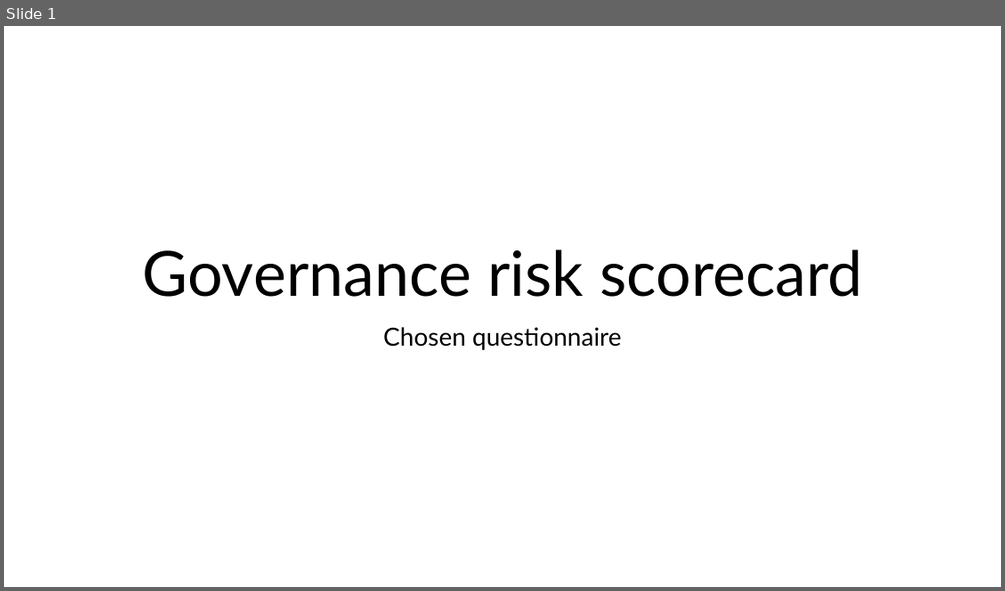
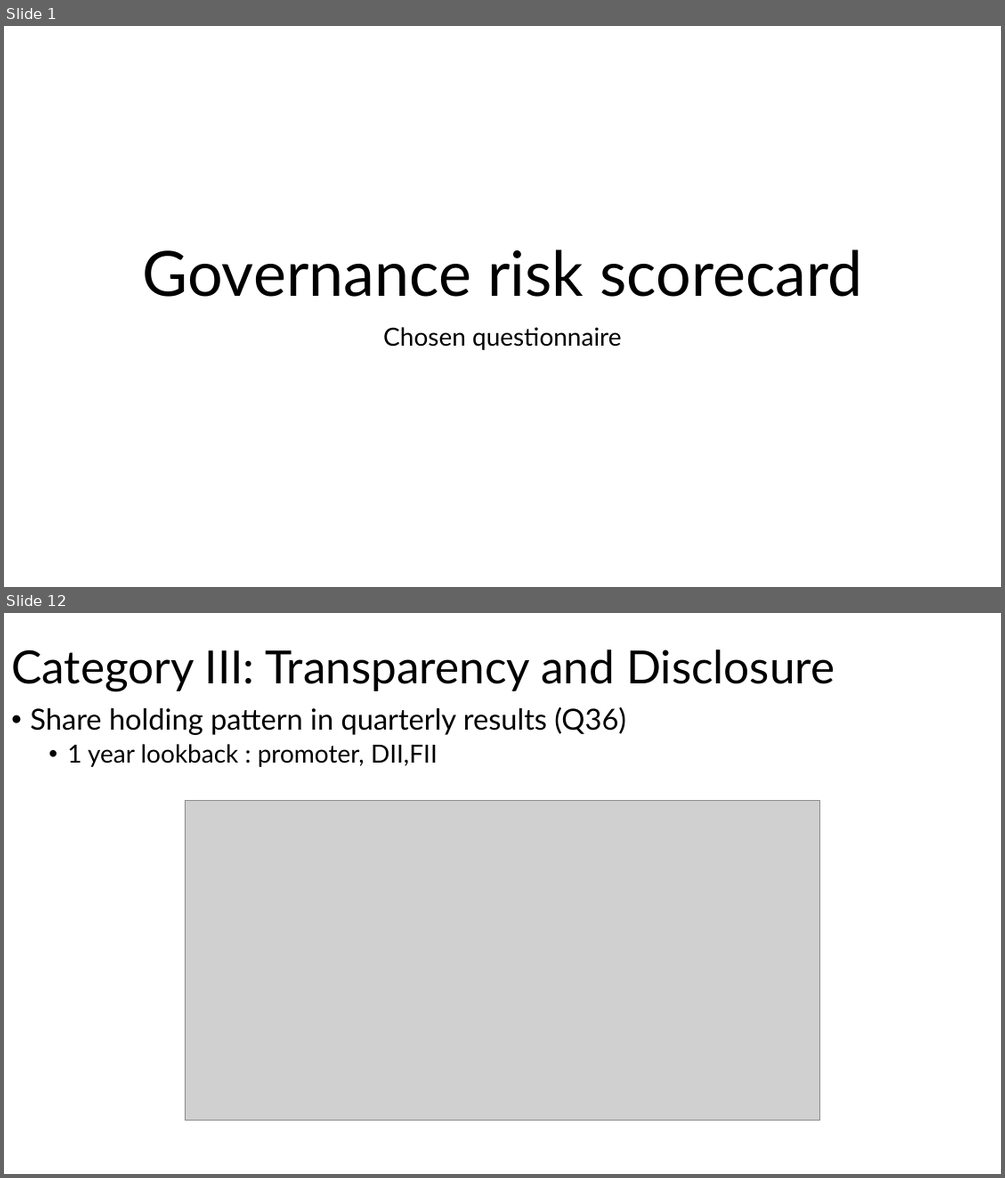
Before and after one commit to Monzero/AgentMADS, a slide deck: Governance risk framework.pptx. Shown one above the other, each under a label of ours: slide 1 before the commit, slides 1 and 12 after it; the slides between them are not shown. The pictures are 1005x591 and 1005x1178 pixels, drawn with LibreOffice and Linux fonts; fonts in the diff are those of the drawing; grey boxes stand for pictures. Boxes give left, top, right and bottom in pixels: in the first picture for what was removed or moved away, otherwise in the second. Text is boxed around its words. In the diff, an @@ line names an element or a change of style, - is before the commit and + after.

```diff
--- a/Governance risk framework.pptx
+++ b/Governance risk framework.pptx
@@ slide 12 added at <box>4,613,1001,1174</box>, background #FFFFFF @@
@@ title added at <box>11,649,834,692</box>, 44 pt, text #000000 @@
+Category III: Transparency and Disclosure
@@ text added at <box>30,707,626,767</box>, 28 pt, text #000000 @@
+• Share holding pattern in quarterly results (Q36)
+  • 1 year lookback : promoter, DII,FII
@@ picture added at <box>185,801,821,1121</box> @@
```
Also in this commit, not shown: 9 slides changed, 14 other slides added.
